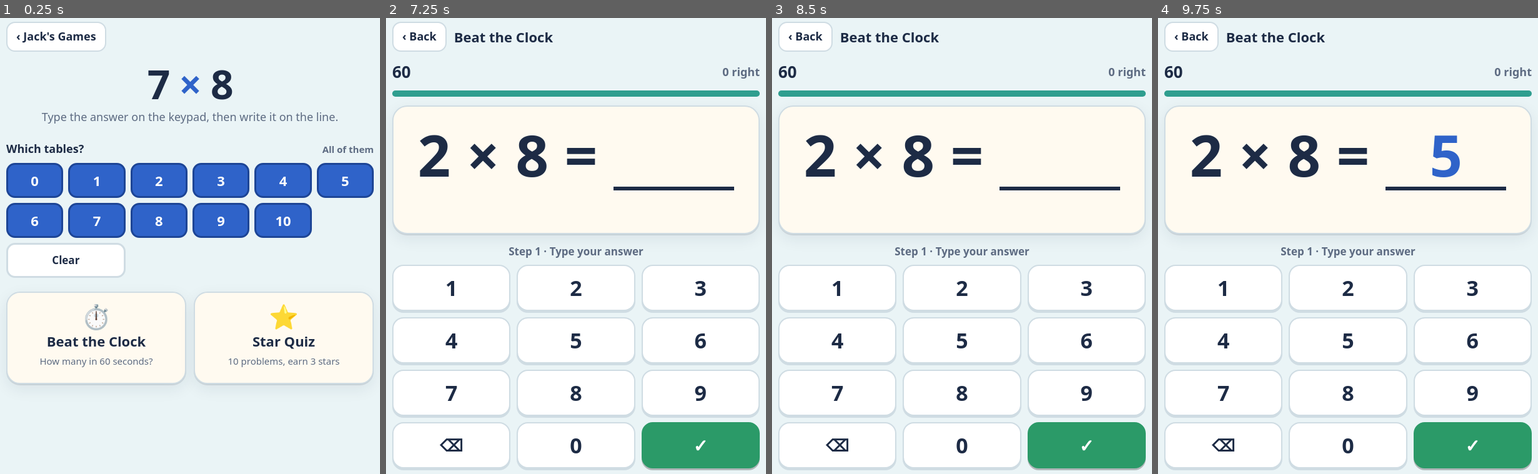
Above: before the commit, frames 1-4 (left to right).
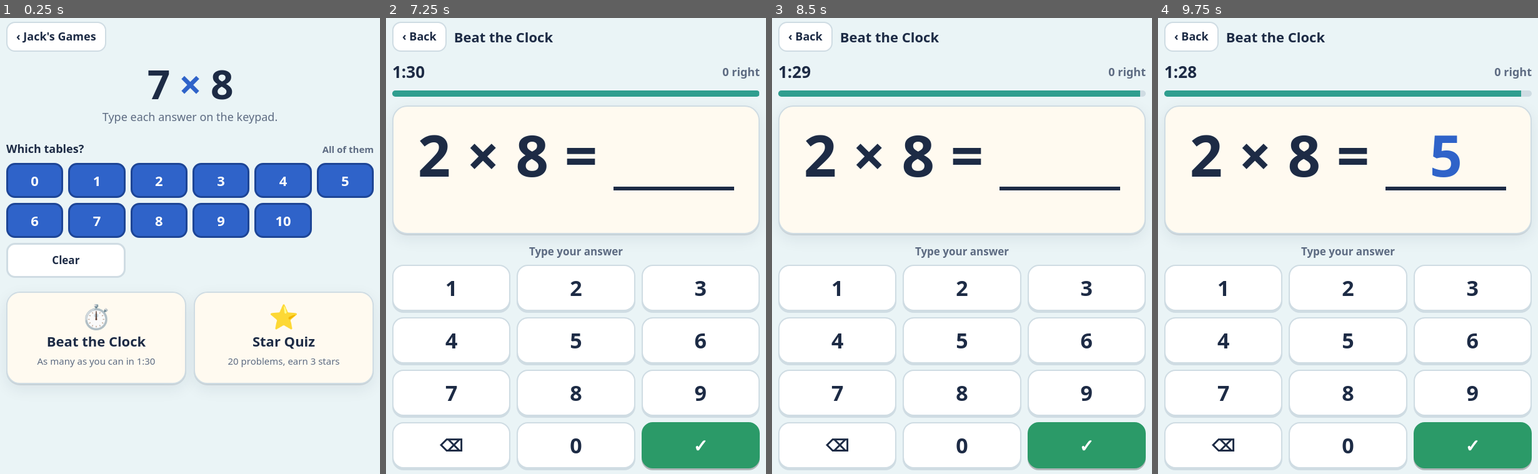
Above: after the commit, the same moments.

Repository: tzirelsmulevitz-wq/shorashim-game
Game: browser game, page math/index.html
Two runs of this game, one before a commit and one after it. Both use one fixed random seed, a clock stepped at 60 frames per second and the inputs below.
Inputs (mouse positions are in pixels of both pictures, inside the frame that each line leads up to):
- Up to frame 1 (0.25 s): no input
- Up to frame 2 (7.25 s): move the mouse to (576, 236) at 1.07 s; tap Space every 0.5 s from 1.1 to 7.1 s; move the mouse to (503, 168) at 1.67 s; click "Clear" at 2.02 s; move the mouse to (648, 150) at 2.27 s; tap Enter at 2.52 s; move the mouse to (629, 273) at 2.87 s; move the mouse to (484, 291) at 3.47 s; move the mouse to (576, 132) at 4.07 s; click "All" at 4.52 s; move the mouse to (686, 223) at 4.67 s; move the mouse to (465, 204) at 5.27 s; move the mouse to (538, 328) at 5.87 s; move the mouse to (614, 77) at 6.47 s; click "⏱️ Beat the Clock How many in…" (after the commit: "⏱️ Beat the Clock As many as …") at 7.02 s; move the mouse to (576, 291) at 7.07 s
- Up to frame 3 (8.5 s): tap Enter at 7.52 s; tap Space at 7.6, 8.1 s; move the mouse to (889, 200) at 7.67 s; move the mouse to (1034, 177) at 8.27 s
- Up to frame 4 (9.75 s): tap Space at 8.6, 9.1, 9.6 s; move the mouse to (1401, 332) at 8.87 s; move the mouse to (1256, 355) at 9.47 s; click "5" at 9.52 s

The runs differ from the first frame. In frame 1, 0.8% of the frame differs, in the area x 9-89%, y 20-77%; in frame 2, 0.5%; in frame 3, 0.5%; in frame 4, 0.5%.

Commit message:
Times Tables: type-only answers, 20 questions, 1:30 clock
The handwriting step is gone. Star Quiz is 20 questions. Beat the Clock runs
for 1:30 and ends early after 20 questions.

Co-Authored-By: Claude Haiku 5.5 <noreply@anthropic.com>
Claude-Session: https://claude.ai/code/session_019HaPXDXQeYYuT4rQVJq44w

Diff:
--- a/math/index.html
+++ b/math/index.html
@@ -173,15 +173,15 @@
   const bc = store.get('clock:' + key(), null), bq = store.get('quiz:' + key(), null);
   app.innerHTML = `
     <div class="topbar"><a class="iconbtn" href="../">‹ Jack's Games</a></div>
-    <div class="hero"><div class="sign">7 <span>${X}</span> 8</div><p>Type the answer on the keypad, then write it on the line.</p></div>
+    <div class="hero"><div class="sign">7 <span>${X}</span> 8</div><p>Type each answer on the keypad.</p></div>
     <div class="label">Which tables? <small>${tables.size === 11 ? 'All of them' : tables.size + ' picked'}</small></div>
     <div class="tables">
       ${[0, 1, 2, 3, 4, 5, 6, 7, 8, 9, 10].map(t => `<button class="tbl ${tables.has(t) ? 'on' : ''}" data-t="${t}" aria-pressed="${tables.has(t)}">${t}</button>`).join('')}
       <button class="tbl all" id="allBtn">${tables.size === 11 ? 'Clear' : 'All'}</button>
     </div>
     <div class="modes">
-      <button class="mode" id="mClock"><div class="ico">⏱️</div><b>Beat the Clock</b><span>How many in 60 seconds?</span><span class="best">${bc != null ? 'Best: ' + bc : ''}</span></button>
-      <button class="mode" id="mQuiz"><div class="ico">⭐</div><b>Star Quiz</b><span>10 problems, earn 3 stars</span><span class="best">${bq != null ? 'Best: ' + bq + ' / 10' : ''}</span></button>
+      <button class="mode" id="mClock"><div class="ico">⏱️</div><b>Beat the Clock</b><span>As many as you can in 1:30</span><span class="best">${bc != null ? 'Best: ' + bc : ''}</span></button>
+      <button class="mode" id="mQuiz"><div class="ico">⭐</div><b>Star Quiz</b><span>20 problems, earn 3 stars</span><span class="best">${bq != null ? 'Best: ' + bq + ' / 20' : ''}</span></button>
     </div>
     <div class="warn" id="warn">${msg}</div>`;
   document.querySelectorAll('.tbl[data-t]').forEach(b => b.onclick = () => { const t = +b.dataset.t; tables.has(t) ? tables.delete(t) : tables.add(t); saveTables(); home(); });
@@ -192,72 +192,36 @@
 }
 
 /* ---------- PLAY (both modes) ----------
-   Each problem has two steps:
-   1. Type the answer on the keypad. The keypad decides right or wrong.
-   2. Write the answer on the line as handwriting practice. Writing is not scored. */
+   Jack types each answer on the keypad. Right or wrong shows for a moment, then the next question.
+   Star Quiz: 20 questions. Beat the Clock: as many as he can in 1:30, up to 20. */
+const ROUND = 20, CLOCK_MS = 90000;
 let G = null, timer = null;
 function stopClock() { clearInterval(timer); timer = null; }
 function play(mode, list = null) {
   stopClock();
   const deal = makeDealer(list);
-  G = { mode, deal, typed: '', right: 0, done: 0, missed: [], marks: [], list, phase: 'type', ok: false, strokes: [], ctx: null,
-        total: mode === 'quiz' ? Math.min(10, list ? list.length : 10) : Infinity, left: 60000, end: 0, f: deal() };
+  G = { mode, deal, typed: '', right: 0, done: 0, missed: [], marks: [], list, locked: false, ok: false,
+        total: ROUND, left: CLOCK_MS, end: 0, f: deal() };
+  const title = mode === 'clock' ? 'Beat the Clock' : list ? 'Practice Missed' : 'Star Quiz';
   app.innerHTML = `
-    <div class="topbar"><button class="iconbtn" id="quit">‹ Back</button><h1>${mode === 'clock' ? 'Beat the Clock' : list ? 'Practice Missed' : 'Star Quiz'}</h1></div>
-    ${mode === 'clock' ? `<div class="status"><span class="clock" id="clk">60</span><span class="pill" id="sc">0 right</span></div><div class="timebar"><i id="tb" style="width:100%"></i></div>`
+    <div class="topbar"><button class="iconbtn" id="quit">‹ Back</button><h1>${title}</h1></div>
+    ${mode === 'clock' ? `<div class="status"><span class="clock" id="clk">1:30</span><span class="pill" id="sc">0 right</span></div><div class="timebar"><i id="tb" style="width:100%"></i></div>`
                        : `<div class="status"><div class="dots" id="dots"></div><span class="pill" id="sc"></span></div>`}
     <div class="sheet" id="sheet"><div class="eq" id="eq"></div><div class="fix" id="fix"></div></div>
     <div id="input"></div>`;
   $('quit').onclick = () => home();
   showType();
   draw();
-  if (mode === 'clock') timer = setInterval(tick, 200);
-}
-
-/* step 1: keypad */
+  if (mode === 'clock') { G.end = Date.now() + CLOCK_MS; timer = setInterval(tick, 200); }
+}
+
+/* the keypad */
 function showType() {
-  G.phase = 'type'; G.typed = ''; G.ok = false; G.strokes = []; G.ctx = null;
-  $('input').innerHTML = `<div class="step">Step 1 · Type your answer</div>
+  G.typed = ''; G.ok = false; G.locked = false;
+  $('input').innerHTML = `<div class="step">Type your answer</div>
     <div class="pad">${[1, 2, 3, 4, 5, 6, 7, 8, 9].map(n => `<button class="key" data-k="${n}">${n}</button>`).join('')}
       <button class="key del" data-k="del" aria-label="Erase">⌫</button><button class="key" data-k="0">0</button><button class="key go" data-k="ok" aria-label="Check answer">✓</button></div>`;
   document.querySelectorAll('#input .key').forEach(b => b.onclick = () => press(b.dataset.k));
-}
-
-/* step 2: write the answer on the line (practice only, not scored) */
-function showWrite() {
-  G.phase = 'write'; G.strokes = []; G.ctx = null;
-  const ans = G.f[0] * G.f[1];
-  $('input').innerHTML = `<div class="step">Step 2 · ${G.ok ? 'Now write it on the line' : 'Write the right answer on the line'}</div>
-    <div class="writebox"><div class="guide" aria-hidden="true">${ans}</div><canvas id="pad" aria-label="Write the answer here"></canvas></div>
-    <div class="wtools"><button class="key del" id="undo">Undo</button><button class="key del" id="clr">Erase</button><button class="key go" id="next" aria-label="Next problem">Next ›</button></div>`;
-  setupPad();
-  if (G.mode === 'clock') G.end = Date.now() + G.left;   // the clock runs only while writing
-  $('undo').onclick = () => { if (!G || G.phase !== 'write') return; G.strokes.pop(); redraw(); };
-  $('clr').onclick = () => { if (!G || G.phase !== 'write') return; G.strokes = []; redraw(); };
-  $('next').onclick = next;
-}
-function setupPad() {
-  const cv = $('pad'), dpr = window.devicePixelRatio || 1, r = cv.getBoundingClientRect();
-  cv.width = Math.round(r.width * dpr); cv.height = Math.round(r.height * dpr);
-  const ctx = cv.getContext('2d'); ctx.scale(dpr, dpr);
-  G.strokes = []; G.ctx = ctx; G.cv = cv; let cur = null;
-  const pt = e => { const b = cv.getBoundingClientRect(); return [e.clientX - b.left, e.clientY - b.top]; };
-  cv.onpointerdown = e => { e.preventDefault(); try { cv.setPointerCapture(e.pointerId); } catch (x) {} cur = [pt(e)]; G.strokes.push(cur); redraw(); };
-  cv.onpointermove = e => { if (!cur) return; e.preventDefault(); const evs = e.getCoalescedEvents ? e.getCoalescedEvents() : [e]; for (const ev of (evs.length ? evs : [e])) cur.push(pt(ev)); redraw(); };
-  const end = () => { cur = null; };
-  cv.onpointerup = end; cv.onpointercancel = end; cv.onlostpointercapture = end;
-  redraw();
-}
-function redraw() {
-  const { ctx, cv } = G; if (!ctx) return;
-  ctx.clearRect(0, 0, cv.width, cv.height);
-  ctx.lineWidth = 7; ctx.lineCap = ctx.lineJoin = 'round';
-  ctx.strokeStyle = getComputedStyle(document.documentElement).getPropertyValue('--ink').trim() || '#1d2b45';
-  ctx.fillStyle = ctx.strokeStyle;
-  for (const s of G.strokes) {
-    if (s.length === 1) { ctx.beginPath(); ctx.arc(s[0][0], s[0][1], 3.5, 0, 7); ctx.fill(); continue; }
-    ctx.beginPath(); s.forEach(([x, y], i) => i ? ctx.lineTo(x, y) : ctx.moveTo(x, y)); ctx.stroke();
-  }
 }
 
 function draw() {
@@ -265,44 +229,49 @@
   const [a, b] = G.f;
   $('eq').innerHTML = `<span>${a}</span><span>${X}</span><span>${b}</span><span>=</span><span class="ans ${G.typed ? '' : 'empty'}">${G.typed}</span>`;
   if (G.mode === 'quiz') {
-    const now = G.phase === 'write' ? G.done : G.done + 1;
     $('dots').innerHTML = Array.from({ length: G.total }, (_, i) => `<span class="dot ${G.marks[i] === true ? 'g' : G.marks[i] === false ? 'b' : ''}"></span>`).join('');
-    $('sc').textContent = `${Math.min(now, G.total)} of ${G.total}`;
+    $('sc').textContent = `${Math.min(G.done + 1, G.total)} of ${G.total}`;
   } else $('sc').textContent = `${G.right} right`;
 }
+
 function tick() {
   if (!G) return stopClock();
-  const writing = G.phase === 'write', left = Math.max(0, writing ? G.end - Date.now() : G.left), s = Math.ceil(left / 1000);
   const c = $('clk'); if (!c) return stopClock();
-  c.textContent = s; c.classList.toggle('low', s <= 10); $('tb').style.width = (left / 600) + '%';
-  if (writing && left <= 0) { stopClock(); finish(); }
-}
+  const left = Math.max(0, G.end - Date.now()), s = Math.ceil(left / 1000);
+  c.textContent = Math.floor(s / 60) + ':' + String(s % 60).padStart(2, '0');
+  c.classList.toggle('low', s <= 10);
+  $('tb').style.width = (left / CLOCK_MS * 100) + '%';
+  if (left <= 0 && !G.locked) { stopClock(); finish(); }
+}
+
 function press(k) {
-  if (!G || G.phase !== 'type') return;
+  if (!G || G.locked) return;
   if (k === 'del') G.typed = G.typed.slice(0, -1);
   else if (k === 'ok') return check();
   else if (G.typed.length < 3) G.typed = (G.typed === '0' ? '' : G.typed) + k;
   draw();
 }
+
 function check() {
-  if (!G || G.phase !== 'type' || !G.typed) return;
+  if (!G || G.locked || !G.typed) return;
   const [a, b] = G.f, ok = +G.typed === a * b, sheet = $('sheet');
   logAnswer({ game: 'times', mode: G.mode, item: `${a} × ${b}`, ok, typed: G.typed });
-  G.done++; G.marks.push(ok); G.ok = ok;
+  G.locked = true; G.done++; G.marks.push(ok); G.ok = ok;
   if (ok) { G.right++; tone([660, 880], .08); }
   else { G.missed.push([a, b]); tone([220, 196], .14); $('fix').textContent = `${a} ${X} ${b} = ${a * b}`; }
   sheet.className = 'sheet ' + (ok ? 'ok' : 'no');
-  showWrite();
   draw();
-}
+  setTimeout(next, ok ? 600 : 1500);
+}
+
 function next() {
-  if (!G || G.phase !== 'write') return;
-  if (G.mode === 'quiz' && G.done >= G.total) return finish();
-  if (G.mode === 'clock') { G.left = Math.max(0, G.end - Date.now()); if (G.left <= 0) return finish(); }
+  if (!G) return;
+  if (G.done >= G.total || (G.mode === 'clock' && Date.now() >= G.end)) return finish();
   $('sheet').className = 'sheet'; $('fix').textContent = '';
   G.f = G.deal();
   showType(); draw();
 }
+
 function finish() {
   sendLog();
   stopClock();
@@ -310,7 +279,7 @@
   let head, isBest = false;
   if (G.mode === 'clock') {
     const k = 'clock:' + key(), best = store.get(k, null); isBest = best == null || G.right > best; if (isBest) store.set(k, G.right);
-    head = `<div style="font-weight:700;color:var(--muted)">In 60 seconds you got</div><div class="big">${G.right} right</div>
+    head = `<div style="font-weight:700;color:var(--muted)">In 1:30 you got</div><div class="big">${G.right} right</div>
       <div>${G.done} answered${isBest && best != null ? ' · new best!' : best != null ? ' · best is ' + best : ''}</div>`;
   } else {
     const stars = G.right >= G.total ? 3 : G.right >= G.total - 2 ? 2 : G.right >= G.total / 2 ? 1 : 0;
@@ -331,18 +300,16 @@
   $('quit').onclick = () => home(); $('menu').onclick = () => home();
   $('again').onclick = () => play(again, list);
   if (uniq.length) $('prac').onclick = () => {
-    const drill = []; for (let r = 0; r < Math.ceil(10 / uniq.length); r++) drill.push(...uniq);   // repeat missed facts to fill 10
-    play('quiz', drill.slice(0, Math.max(10, uniq.length)));
+    const drill = []; while (drill.length < ROUND) drill.push(...uniq);   // repeat missed facts to fill a round
+    play('quiz', drill.slice(0, ROUND));
   };
 }
-/* physical keyboard too */
+/* physical keyboard too: digits, Backspace, Enter */
 document.addEventListener('keydown', e => {
   if (!G || !$('eq')) return;
-  if (G.phase === 'type') {
-    if (/^[0-9]$/.test(e.key)) { e.preventDefault(); press(e.key); }
-    else if (e.key === 'Backspace') { e.preventDefault(); press('del'); }
-    else if (e.key === 'Enter') { e.preventDefault(); press('ok'); }
-  } else if (e.key === 'Enter') { e.preventDefault(); next(); }
+  if (/^[0-9]$/.test(e.key)) { e.preventDefault(); press(e.key); }
+  else if (e.key === 'Backspace') { e.preventDefault(); press('del'); }
+  else if (e.key === 'Enter') { e.preventDefault(); press('ok'); }
 });
 home();
 </script>
